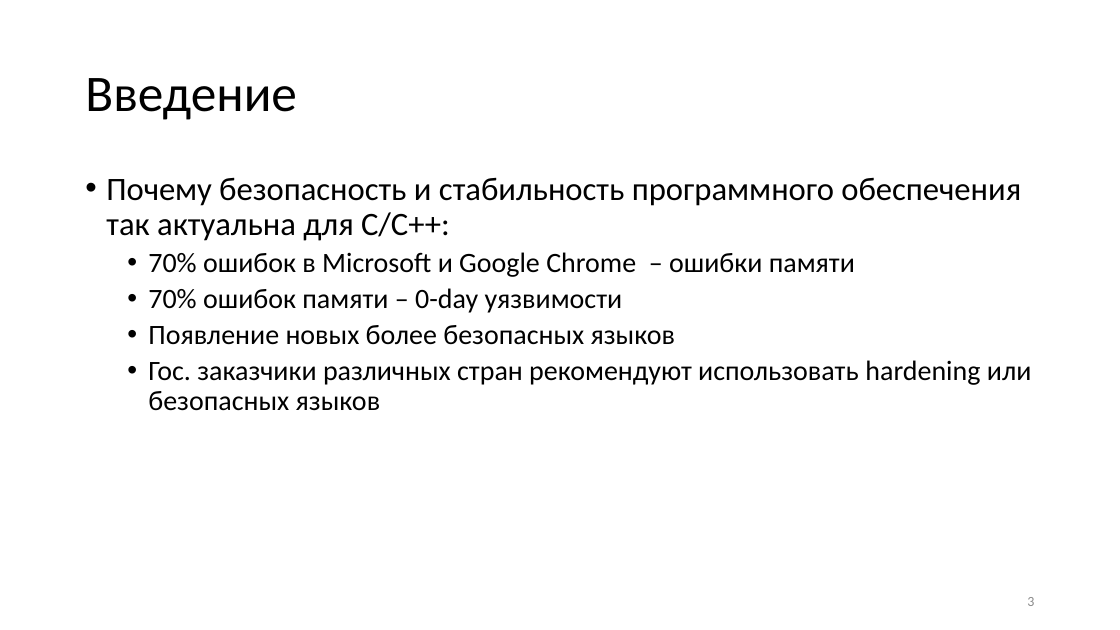
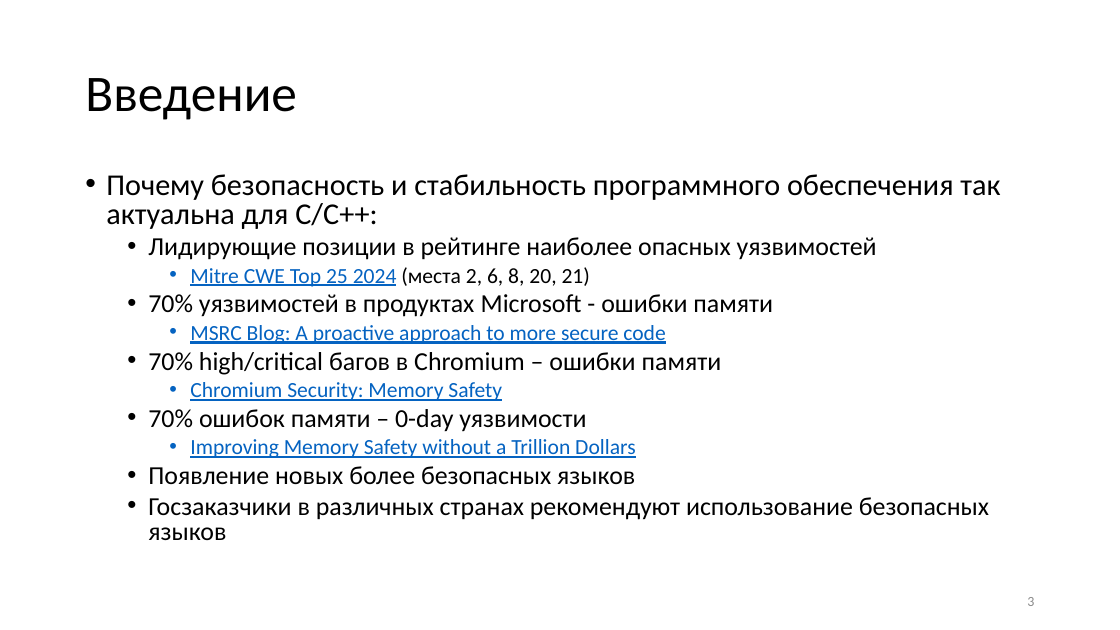
Before and after one commit to yugr/slides, a slide deck: slide 3 of CppZeroCost/2025/Rusyaev/hardening_v2.pptx. Drawn at 1120x630 pixels with LibreOffice and Linux fonts; fonts in the diff are those of the drawing. Boxes give left, top, right and bottom in pixels: in the first picture for what was removed or moved away, otherwise in the second. Text is boxed around its words. In the diff, an @@ line names an element or a change of style, - is before the commit and + after.

```diff
--- a/CppZeroCost/2025/Rusyaev/hardening_v2.pptx
+++ b/CppZeroCost/2025/Rusyaev/hardening_v2.pptx
@@ text at [106, 174, 1000, 484]: size 28 to 25.9 pt in "Почему безопасность и стабильность программного обеспечения  ..."; size 24 to 22.2 pt in "70% ошибок памяти – 0-day уязвимости", "Появление новых более безопасных языков"; line spacing 0.9 to 0.8 @@
@@ text at [148, 237, 877, 401]: text changed; size 24 to 22.2 pt @@
-  • 70% ошибок в Microsoft и Google Chrome – ошибки памяти
+  • Лидирующие позиции в рейтинге наиболее опасных уязвимостей
+    • Mitre CWE Top 25 2024 (места 2, 6, 8, 20, 21)
+  • 70% уязвимостей в продуктах Microsoft - ошибки памяти
+    • MSRC Blog: A proactive approach to more secure code
+  • 70% high/critical багов в Chromium – ошибки памяти
+    • Chromium Security: Memory Safety
@@ text at [190, 439, 635, 458]: paragraph added @@
+    • Improving Memory Safety without a Trillion Dollars
@@ text at [148, 497, 989, 540]: text changed; size 24 to 22.2 pt @@
-  • Гос. заказчики различных стран рекомендуют использовать hardening или безопасных языков
+  • Госзаказчики в различных странах рекомендуют использование безопасных языков
```
Also in this commit, not shown: 4 other slides changed, 5 other files.
